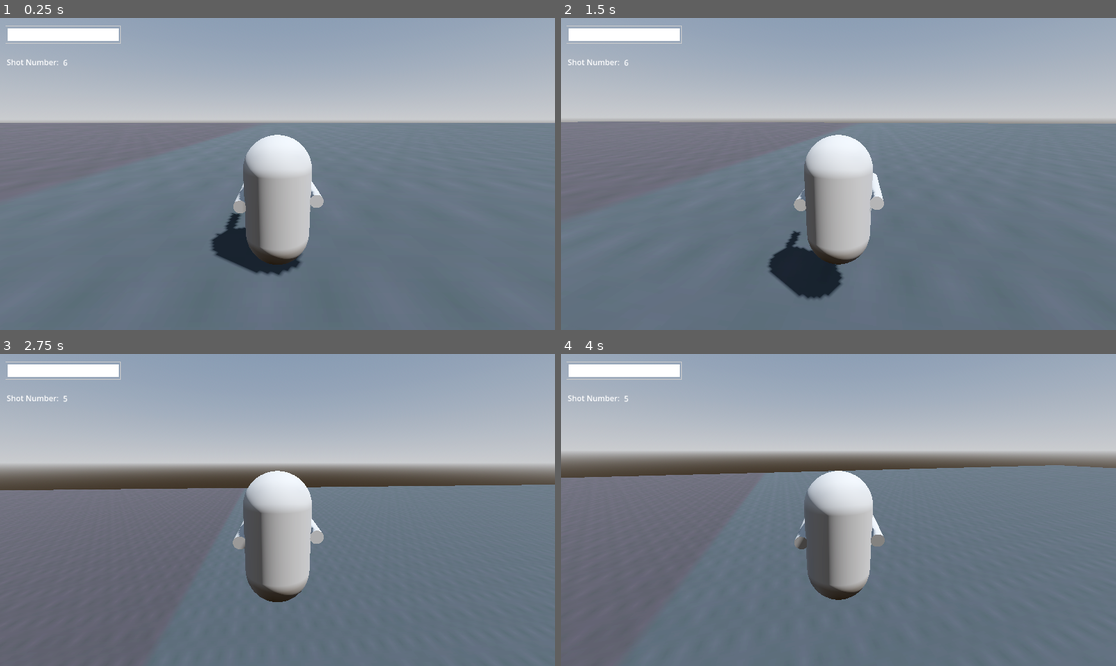
Above: before the commit, frames 1-4 (two rows, left to right).
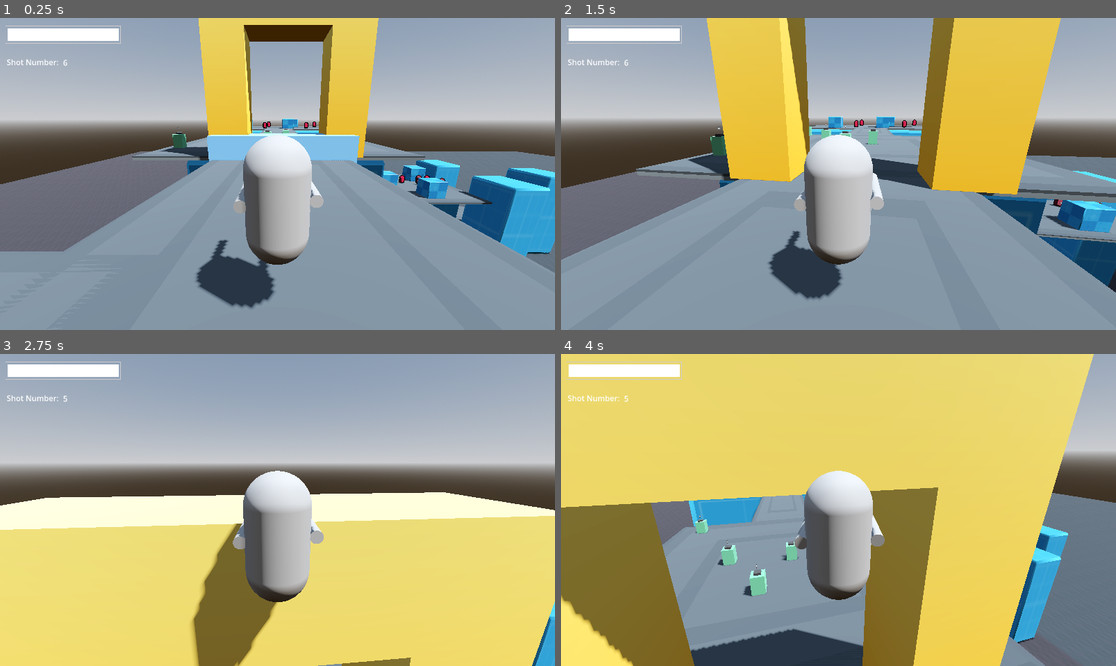
Above: after the commit, the same moments.

Repository: yashGhela/blame
Game: Godot game, scene res://levels/graybox.tscn
The game is run twice, just before and just after one commit, with the same random seed, the same clock (stepped at 60 frames per second) and the same inputs. The project has no main scene, so this scene is started directly.
Inputs (mouse positions are in pixels of both pictures, inside the frame that each line leads up to):
- Up to frame 1 (0.25 s): no input
- Up to frame 2 (1.5 s): move the mouse to (866, 174) at 0.52 s; hold W (forward) from 0.53 s (still down); tap Q (snap) at 0.6 s; tap Space (jump) at 0.77 s; move the mouse to (810, 174) at 1.27 s; right-click (810, 174) at 1.35 s
- Up to frame 3 (2.75 s): keep holding W (forward); tap Space (jump) at 1.52 s; tap Q (snap) at 1.55, 2.3 s; move the mouse to (288, 503) at 2.02 s; tap F (fire) at 2.1 s
- Up to frame 4 (4 s): keep holding W (forward); move the mouse to (832, 516) at 2.77 s; tap R (floorslam) at 2.85 s; tap Space (jump) at 3.02, 3.77 s; tap Q (snap) at 3.05, 3.8 s; move the mouse to (877, 513) at 3.52 s; click (877, 513) at 3.6 s

The runs differ from the first frame. In frame 1, 59% of the frame differs, in the area x 0-100%, y 0-100%; in frame 2, 67%; in frame 3, 53%; in frame 4, 84%.
Error before the commit: Invalid call. Nonexistent function 'open' in base 'Nil'. (res://scripts/monitor.gd:27)

Commit message:
doors fighting me, snap more robust for fighting

Diff:
--- a/gameplay-elements/door.tscn
+++ b/gameplay-elements/door.tscn
@@ -4,14 +4,14 @@
 [ext_resource type="Script" uid="uid://bptqmv8jjqa30" path="res://scripts/door.gd" id="1_n51mb"]
 [ext_resource type="ArrayMesh" uid="uid://bqees7ptugfxr" path="res://addons/kaykit_prototype_bits/Assets/obj/Primitive_Wall.obj" id="2_cpbbb"]
 
-[sub_resource type="ConcavePolygonShape3D" id="ConcavePolygonShape3D_n51mb"]
+[sub_resource type="ConcavePolygonShape3D" id="ConcavePolygonShape3D_hsu6j"]
 data = PackedVector3Array(2, 0, -0.5, 2, 4, -0.5, 1, 0, -0.5, 1, 0, -0.5, 2, 4, -0.5, 1, 3, -0.5, 2, 4, -0.5, -2, 4, -0 …(914 unchanged characters)…
 
 [sub_resource type="StandardMaterial3D" id="StandardMaterial3D_cpbbb"]
 albedo_color = Color(0.39993465, 0.6232205, 0.8275123, 1)
 
-[sub_resource type="ConvexPolygonShape3D" id="ConvexPolygonShape3D_n51mb"]
-points = PackedVector3Array(-1.9122319, 0.08851713, -0.5, 1.8524749, 3.8517492, 0.5, 1.8524749, 0.14825074, 0.5, 1.9122319, 3.9114828, -0.5, -1.8524749, 3.8517492, 0.5, 1.9122319, 0.08851713, -0.5, -1.9122319, 3.9114828, -0.5, -1.8524749, 0.14825074, 0.5)
+[sub_resource type="ConcavePolygonShape3D" id="ConcavePolygonShape3D_n51mb"]
+data = PackedVector3Array(2, 4, -0.5, -2, 4, -0.5, 2, 0, -0.5, 2, 0, -0.5, -2, 4, -0.5, -2, 0, -0.5, 2, 0, 0.5, 2, 4, 0.5, 2, 0, -0.5, 2, 0, -0.5, 2, 4, 0.5, 2, 4, -0.5, -2, 0, -0.5, -2, 0, 0.5, 2, 0, -0.5, 2, 0, -0.5, -2, 0, 0.5, 2, 0, 0.5, -2, 4, 0.5, 2, 4, 0.5, -2, 0, 0.5, -2, 0, 0.5, 2, 4, 0.5, 2, 0, 0.5, 2, 4, -0.5, 2, 4, 0.5, -2, 4, -0.5, -2, 4, -0.5, 2, 4, 0.5, -2, 4, 0.5, -2, 4, -0.5, -2, 4, 0.5, -2, 0, -0.5, -2, 0, -0.5, -2, 4, 0.5, -2, 0, 0.5)
 
 [node name="Door" type="Node3D" unique_id=2130594673]
 script = ExtResource("1_n51mb")
@@ -20,17 +20,17 @@
 transform = Transform3D(0.55, 0, 0, 0, 0.55, 0, 0, 0, 0.55, 0, 0, 0)
 mesh = ExtResource("1_ky7q4")
 
-[node name="StaticBody3D" type="StaticBody3D" parent="PrimitiveDoorway" unique_id=74849766]
+[node name="StaticBody3D" type="StaticBody3D" parent="PrimitiveDoorway" unique_id=491319997]
 
-[node name="CollisionShape3D" type="CollisionShape3D" parent="PrimitiveDoorway/StaticBody3D" unique_id=1494922431]
-shape = SubResource("ConcavePolygonShape3D_n51mb")
+[node name="CollisionShape3D" type="CollisionShape3D" parent="PrimitiveDoorway/StaticBody3D" unique_id=1453315340]
+shape = SubResource("ConcavePolygonShape3D_hsu6j")
 
 [node name="PrimitiveWall" type="MeshInstance3D" parent="." unique_id=1777930491]
 transform = Transform3D(0.495, 0, 0, 0, 0.495, 0, 0, 0, 0.495, 0.060389042, 0, -0.24792957)
 mesh = ExtResource("2_cpbbb")
 surface_material_override/0 = SubResource("StandardMaterial3D_cpbbb")
 
-[node name="StaticBody3D" type="StaticBody3D" parent="PrimitiveWall" unique_id=1730003743]
+[node name="StaticBody3D" type="StaticBody3D" parent="PrimitiveWall" unique_id=1955598249]
 
-[node name="CollisionShape3D" type="CollisionShape3D" parent="PrimitiveWall/StaticBody3D" unique_id=1482154354]
-shape = SubResource("ConvexPolygonShape3D_n51mb")
+[node name="CollisionShape3D" type="CollisionShape3D" parent="PrimitiveWall/StaticBody3D" unique_id=712261410]
+shape = SubResource("ConcavePolygonShape3D_n51mb")
--- a/levels/graybox.tscn
+++ b/levels/graybox.tscn
@@ -87,7 +87,7 @@
 shape = SubResource("ConcavePolygonShape3D_cp67o")
 
 [node name="Playerthirdpers" parent="." unique_id=1172021385 instance=ExtResource("2_7v2gh")]
-transform = Transform3D(-4.371139e-08, 0, -1, 0, 1, 0, 1, 0, -4.371139e-08, -69.40038, 1.4999924, -7.564163)
+transform = Transform3D(-4.371139e-08, 0, -1, 0, 1, 0, 1, 0, -4.371139e-08, 13.075729, 32.461075, 54.524323)
 
 [node name="PrimitiveSlope" type="MeshInstance3D" parent="." unique_id=265901754]
 transform = Transform3D(-1, 0, 8.742278e-08, 0, 1, 0, -8.742278e-08, 0, -1, -61, 0.5535526, -7)
@@ -459,11 +459,9 @@
 [node name="Striker6" parent="." unique_id=1209458046 instance=ExtResource("9_fx7vd")]
 transform = Transform3D(1, 0, 0, 0, 1, 0, 0, 0, 1, -72.17063, 31.316738, 58.179756)
 
-[node name="Door" parent="." unique_id=2130594673 instance=ExtResource("10_nie3d")]
-transform = Transform3D(-2.5505597e-07, 0, -5.835, 0, 5.835, 0, 5.835, 0, -2.5505597e-07, -2.4893723, 30.316732, 53.747135)
-
-[node name="Monitor" parent="." unique_id=1779124990 instance=ExtResource("11_b1vc1")]
+[node name="Monitor" parent="." unique_id=1779124990 node_paths=PackedStringArray("door") instance=ExtResource("11_b1vc1")]
 transform = Transform3D(1, 0, 0, 0, 1, 0, 0, 0, 1, -16.401213, 35.986366, 55.915382)
+door = NodePath("Door")
 
 [node name="Battery" parent="Monitor" unique_id=1722405648 instance=ExtResource("12_rvvv2")]
 transform = Transform3D(1, 0, 0, 0, 1, 0, 0, 0, 1, 0, -4.7054596, -2.6635742)
@@ -485,3 +483,6 @@
 
 [node name="Battery7" parent="Monitor" unique_id=1592724969 instance=ExtResource("12_rvvv2")]
 transform = Transform3D(1, 0, 0, 0, 1, 0, 0, 0, 1, 9.388235, -4.680561, 9.570435)
+
+[node name="Door" parent="Monitor" unique_id=2130594673 instance=ExtResource("10_nie3d")]
+transform = Transform3D(-2.5505597e-07, 0, -5.835, 0, 5.835, 0, 5.835, 0, -2.5505597e-07, 13.91184, -5.669634, -2.1682472)
--- a/scripts/enemy_detector.gd
+++ b/scripts/enemy_detector.gd
@@ -48,7 +48,7 @@
 	var furthest: CharacterBody3D = null
 	var furthest_distance := -1.0
 
-	var max_distance := 20.0
+	var max_distance := 15.0
 	var max_distance_squared := max_distance * max_distance
 
 	for enemy in get_tree().get_nodes_in_group("Enemy"):
